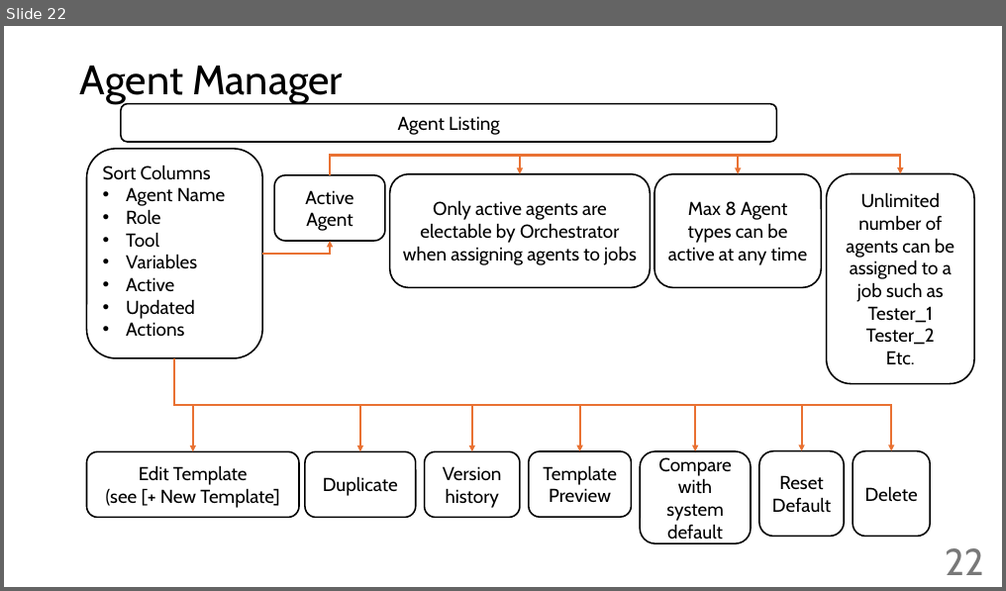
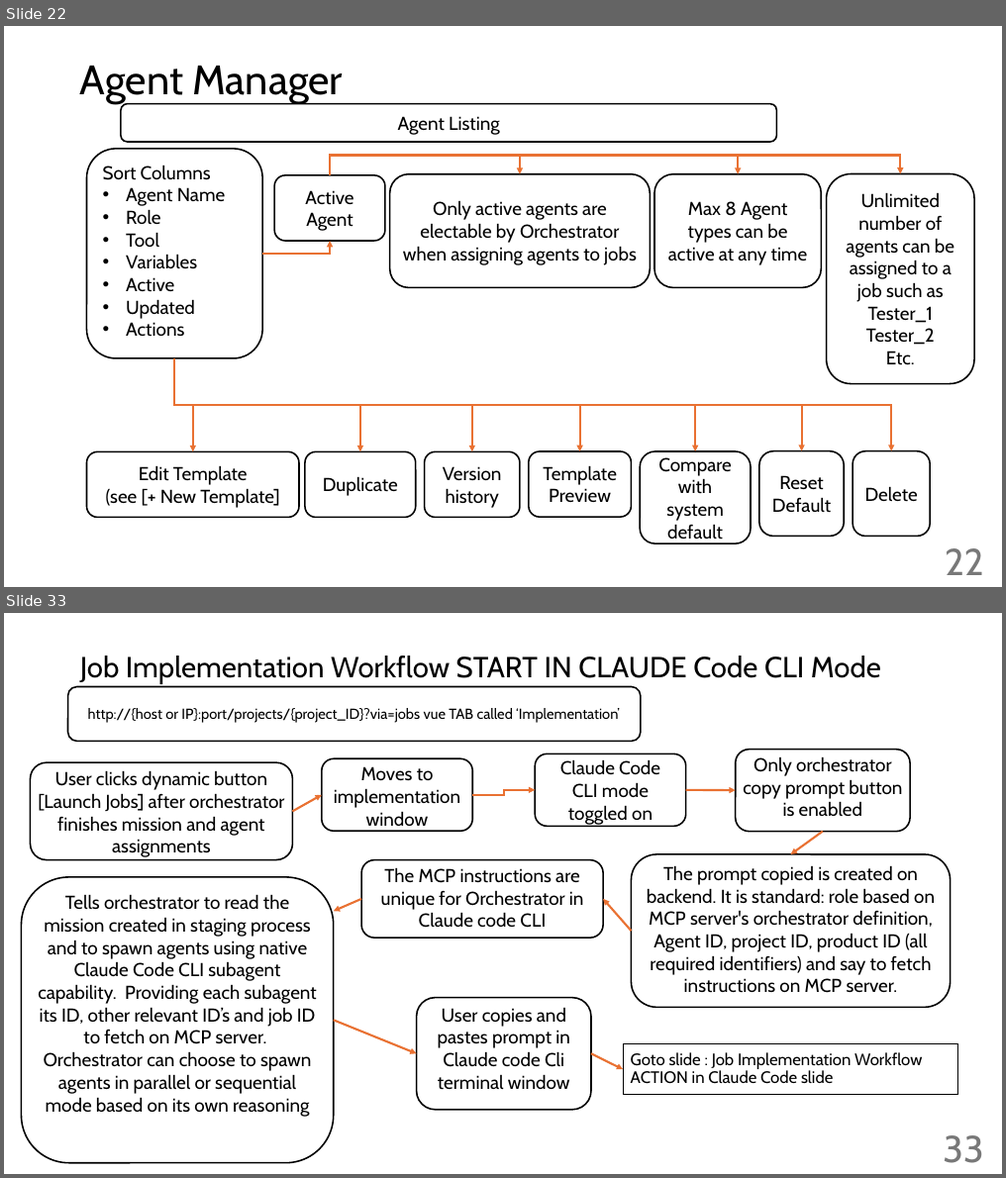
Before and after one commit to giljoai/GiljoAI_MCP, a slide deck: handovers/Reference_docs/giljoai workflow.pptx. Shown one above the other, each under a label of ours: slide 22 before the commit, slides 22 and 33 after it; the slides between them are not shown. The pictures are 1006x591 and 1006x1178 pixels, drawn with LibreOffice and Linux fonts; fonts in the diff are those of the drawing. Boxes give left, top, right and bottom in pixels: in the first picture for what was removed or moved away, otherwise in the second. Text is boxed around its words. In the diff, an @@ line names an element or a change of style, - is before the commit and + after.

Commit message:
Remove execution mode API and related frontend logic
Eliminated the /agent-jobs/{job_id}/execution-mode endpoint and its Pydantic model from the backend, as well as the corresponding API call and UI logic in the frontend. This simplifies agent job management and removes the execution mode toggle wiring, reflecting a shift to a purely frontend-controlled mode toggle. Also updated orchestration tools to remove execution mode and team roster logic from agent mission responses.

```diff
--- a/handovers/Reference_docs/giljoai workflow.pptx
+++ b/handovers/Reference_docs/giljoai workflow.pptx
@@ slide 33 added at box(4, 613, 1002, 1174), background #FFFFFF @@
@@ title added at box(80, 656, 881, 684), 28 pt, text #000000 @@
+Job Implementation Workflow START IN CLAUDE Code CLI Mode
@@ rounded rectangle added at box(67, 687, 641, 742), fill #FFFFFF, outline #000000 1.5 pt, 14 pt, text #000000 @@
+http://{host or IP}:port/projects/{project_ID}?via=jobs vue TAB called ‘Implementation’
@@ rounded rectangle added at box(322, 759, 472, 832), fill #FFFFFF, outline #000000 1.5 pt, 18 pt, text #000000 @@
+Moves to implementation window
@@ rounded rectangle added at box(535, 754, 686, 827), fill #FFFFFF, outline #000000 1.5 pt, 18 pt, text #000000 @@
+Claude Code CLI mode toggled on
@@ rounded rectangle added at box(736, 750, 910, 832), fill #FFFFFF, outline #000000 1.5 pt, 18 pt, text #000000 @@
+Only orchestrator copy prompt button is enabled
@@ rounded rectangle added at box(30, 762, 293, 861), fill #FFFFFF, outline #000000 1.5 pt, 18 pt, text #000000 @@
+User clicks dynamic button [Launch Jobs] after orchestrator finishes mission and agent assignments
@@ elbow arrow added from (472, 795) to (535, 790), #E97132 2 pt @@
@@ arrow added from (686, 790) to (736, 790), #E97132 2 pt @@
@@ arrow added from (292, 811) to (322, 795), #E97132 2 pt @@
@@ arrow added from (823, 832) to (791, 855), #E97132 2 pt @@
@@ rounded rectangle added at box(21, 877, 334, 1163), fill #FFFFFF, outline #000000 1.5 pt, 18 pt, text #000000 @@
+Tells orchestrator to read the mission created in staging process and to spawn agents using native Claude Code CLI subagent capability. Providing each subagent its ID, other relevant ID’s and job ID to fetch on MCP server. Orchestrator can choose to spawn agents in parallel or sequential mode based on its own reasoning
@@ rounded rectangle added at box(361, 861, 604, 938), fill #FFFFFF, outline #000000 1.5 pt, 18 pt, text #000000 @@
+The MCP instructions are unique for Orchestrator in Claude code CLI
@@ rounded rectangle added at box(632, 855, 950, 1008), fill #FFFFFF, outline #000000 1.5 pt, 18 pt, text #000000 @@
+The prompt copied is created on backend. It is standard: role based on MCP server's orchestrator definition, Agent ID, project ID, product ID (all required identifiers) and say to fetch instructions on MCP server.
@@ arrow added from (361, 899) to (334, 911), #E97132 2 pt @@
@@ arrow added from (632, 931) to (603, 899), #E97132 2 pt @@
@@ rounded rectangle added at box(417, 998, 591, 1110), fill #FFFFFF, outline #000000 1.5 pt, 18 pt, text #000000 @@
+User copies and pastes prompt in Claude code Cli terminal window
@@ arrow added from (334, 1020) to (417, 1054), #E97132 2 pt @@
@@ arrow added from (591, 1054) to (623, 1069), #E97132 2 pt @@
@@ rectangle added at box(623, 1045, 958, 1095), outline #000000 0.75 pt, 16 pt, text #000000 @@
+Goto slide : Job Implementation Workflow ACTION in Claude Code slide
@@ page number added at box(943, 1136, 983, 1163), 36 pt, text #797979 @@
+33
```
Also in this commit, not shown: 13 slides changed, 8 other slides added, 32 other files.
